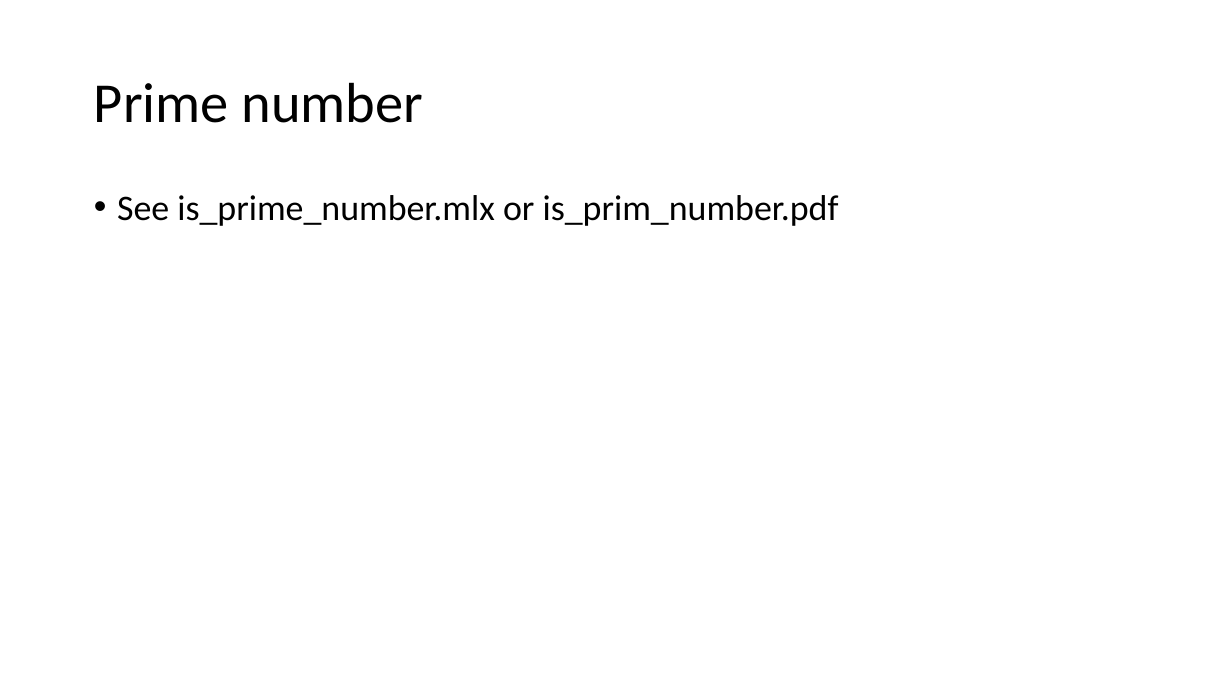
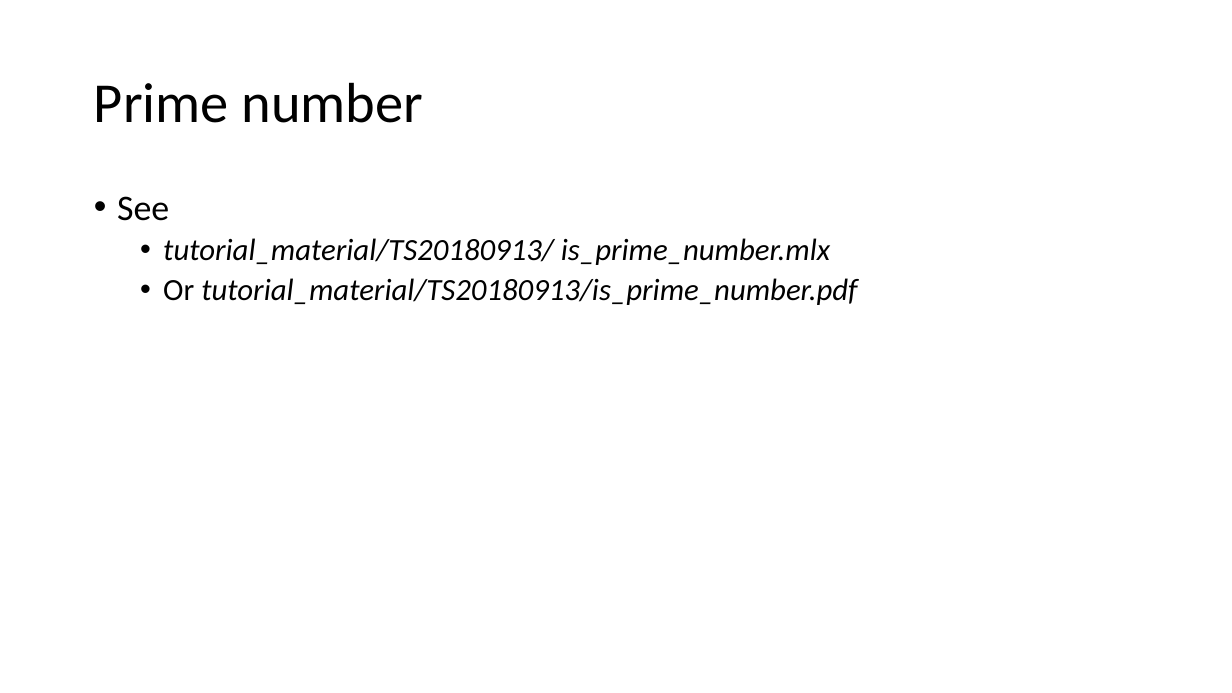
Before and after one commit to emailaddresses/PHYS4150-2018, a slide deck: slide 4 of tutorial_material/TS20180913/TS20180913.pptx. Drawn at 1232x693 pixels with LibreOffice and Linux fonts; fonts in the diff are those of the drawing. Boxes give left, top, right and bottom in pixels: in the first picture for what was removed or moved away, otherwise in the second. Text is boxed around its words. In the diff, an @@ line names an element or a change of style, - is before the commit and + after.

```diff
--- a/tutorial_material/TS20180913/TS20180913.pptx
+++ b/tutorial_material/TS20180913/TS20180913.pptx
@@ text at [117,196,857,305]: text changed; size 28 to 24 pt; italic on @@
-• See is_prime_number.mlx or is_prim_number.pdf
+• See
+  • tutorial_material/TS20180913/ is_prime_number.mlx
+  • Or tutorial_material/TS20180913/is_prime_number.pdf
```
Also in this commit, not shown: 5 other slides changed, 4 other files.
